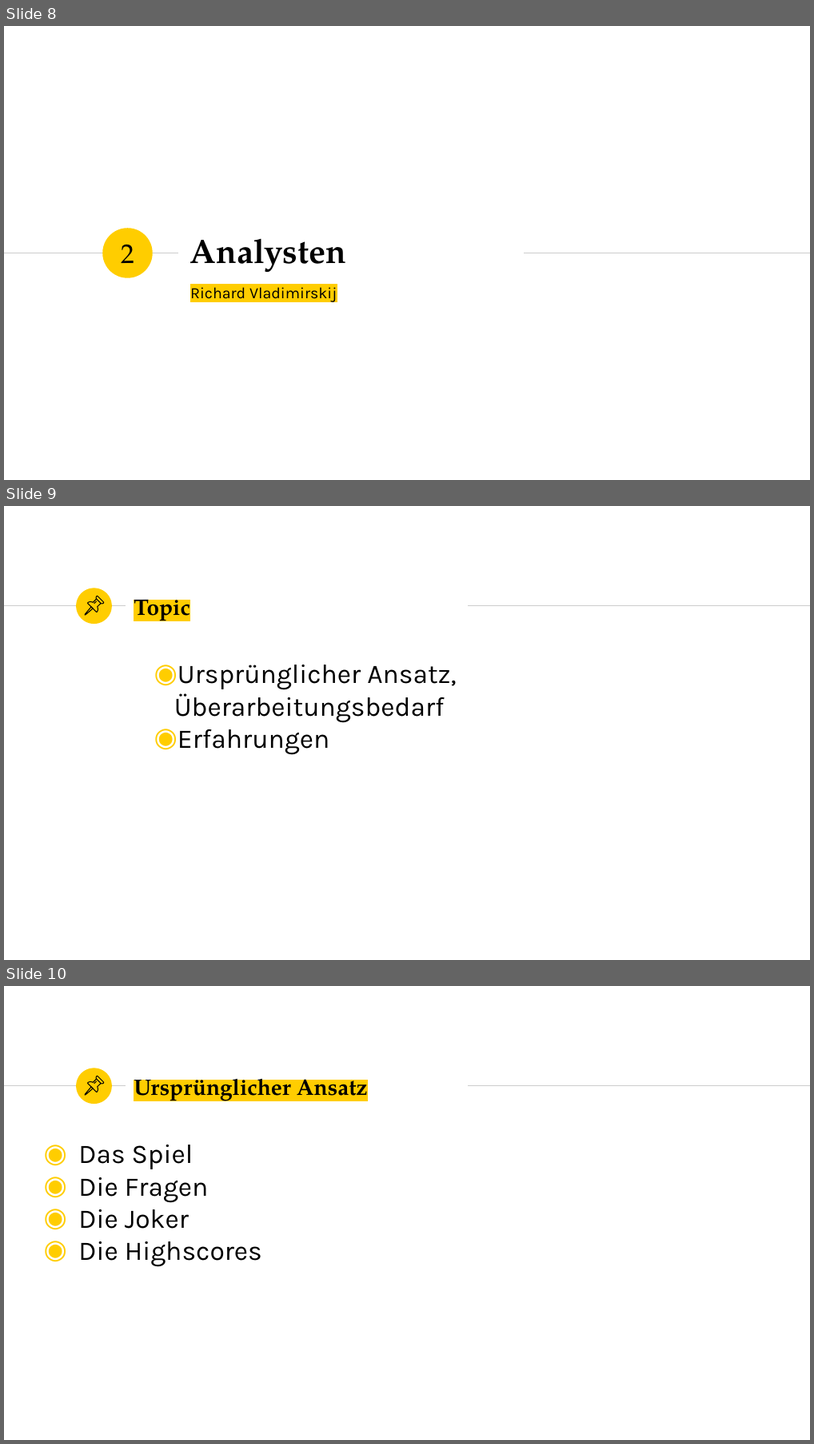
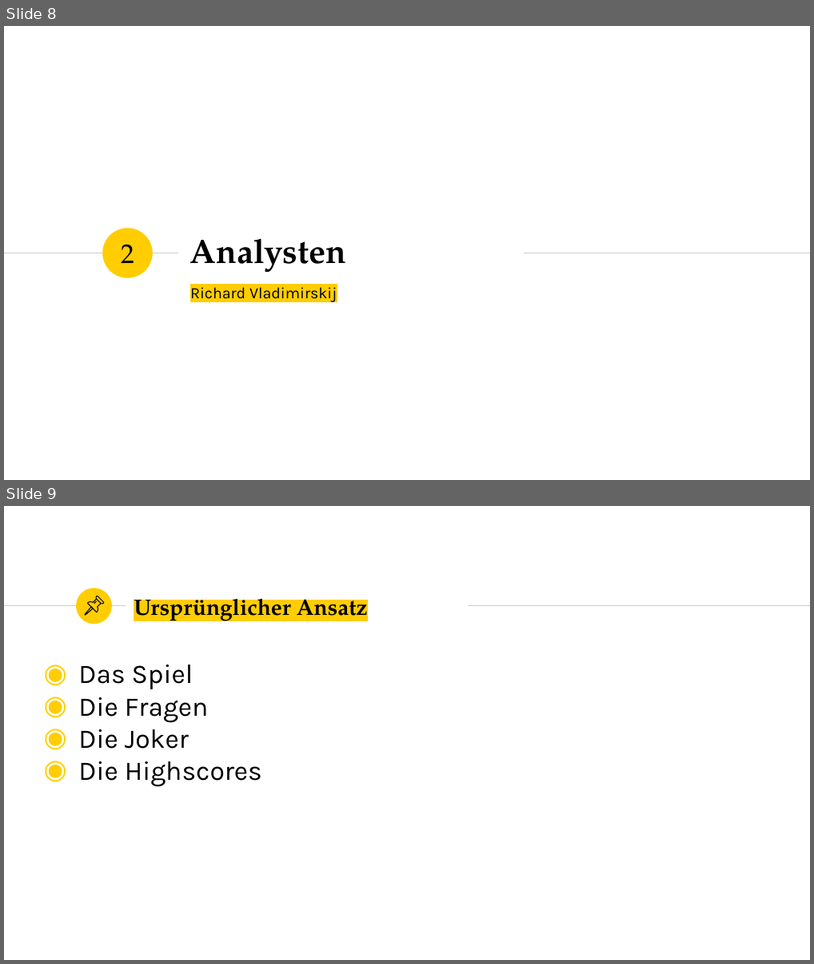
Before and after one commit to marcelherd/OOT-Projekt, a slide deck: Presentation/Presentation.pptx. Shown one above the other, each under a label of ours: slides 8, 9 and 10 before the commit, slides 8 and 9 after it. The pictures are 814x1444 and 814x964 pixels, drawn with LibreOffice and Linux fonts; fonts in the diff are those of the drawing. Boxes give left, top, right and bottom in pixels: in the first picture for what was removed or moved away, otherwise in the second. Text is boxed around its words. In the diff, an @@ line names an element or a change of style, - is before the commit and + after.

Commit message:
Topic Slides deleted

```diff
--- a/Presentation/Presentation.pptx
+++ b/Presentation/Presentation.pptx
@@ slide 9 removed at (4, 506, 810, 960), background #FFFFFF; not listed: 3 template elements that a slide beside it also shows @@
@@ group removed at (85, 596, 103, 615): 4 freeform shapes @@
@@ title removed at (134, 592, 190, 624) @@
-Topic
@@ text removed at (174, 664, 456, 755) @@
-◉ Ursprünglicher Ansatz, Überarbeitungsbedarf
-◉ Erfahrungen
@@ what was slide 10 is now slide 9 @@
```
Also in this commit, not shown: 2 other slides removed.
